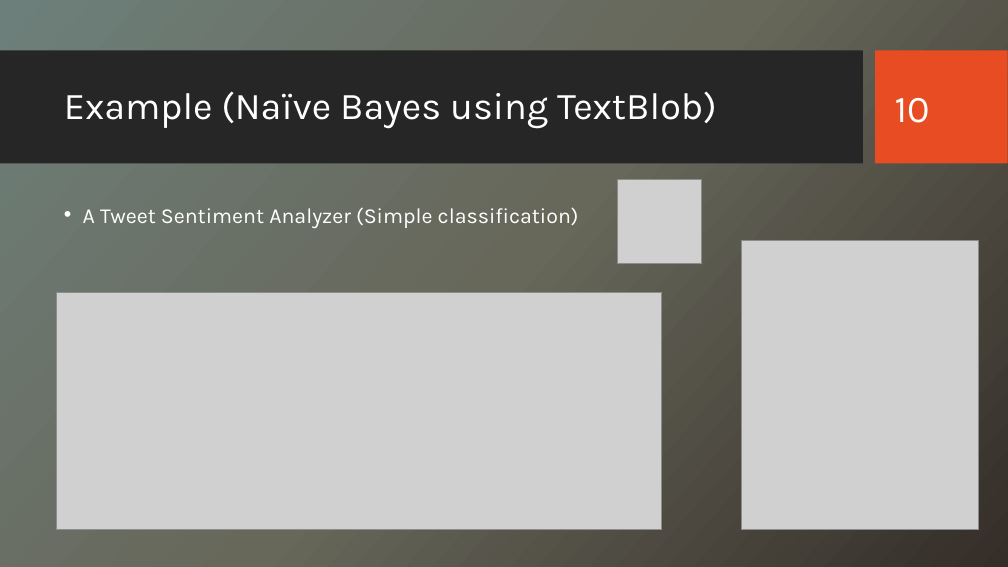
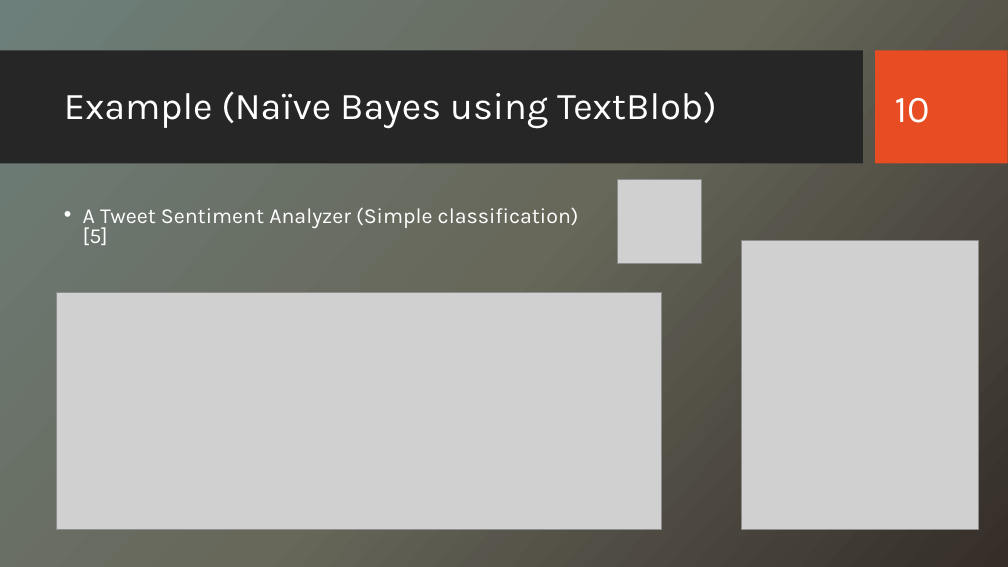
Before and after one commit to CS223-YelpReview/Yelp-NLP, a slide deck: slide 10 of Yelp Reviews – A Study.pptx. Drawn at 1008x567 pixels with LibreOffice and Linux fonts; fonts in the diff are those of the drawing; grey boxes stand for pictures; background and template pictures are left out. Boxes give left, top, right and bottom in pixels: in the first picture for what was removed or moved away, otherwise in the second. Text is boxed around its words. In the diff, an @@ line names an element or a change of style, - is before the commit and + after.

```diff
--- a/Yelp Reviews – A Study.pptx
+++ b/Yelp Reviews – A Study.pptx
@@ text at <box>83,207,579,245</box>: text changed @@
-• A Tweet Sentiment Analyzer (Simple classification)
+• A Tweet Sentiment Analyzer (Simple classification)[5]
```
Also in this commit, not shown: 3 other slides changed, 1 slide added.
